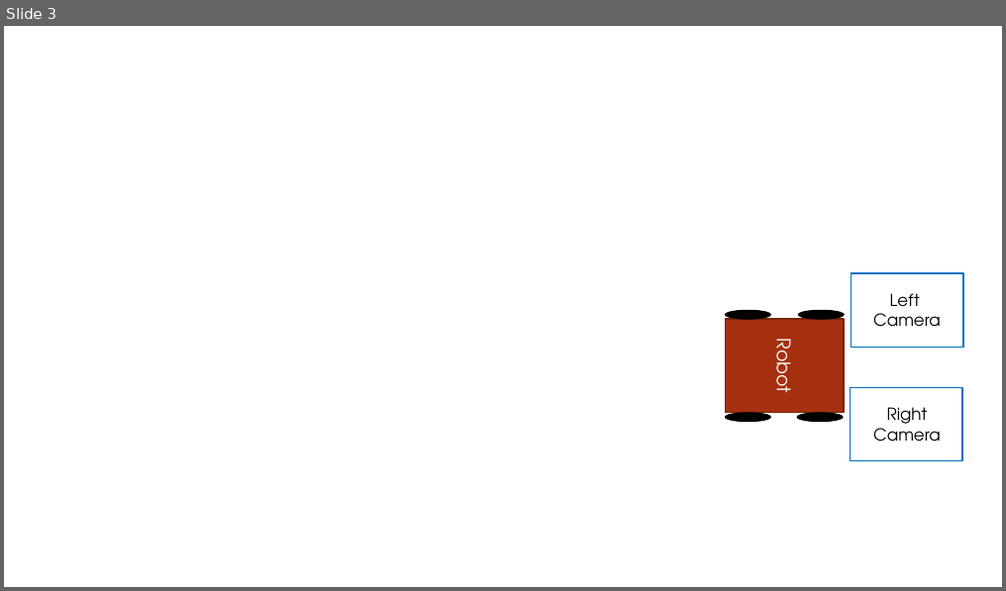
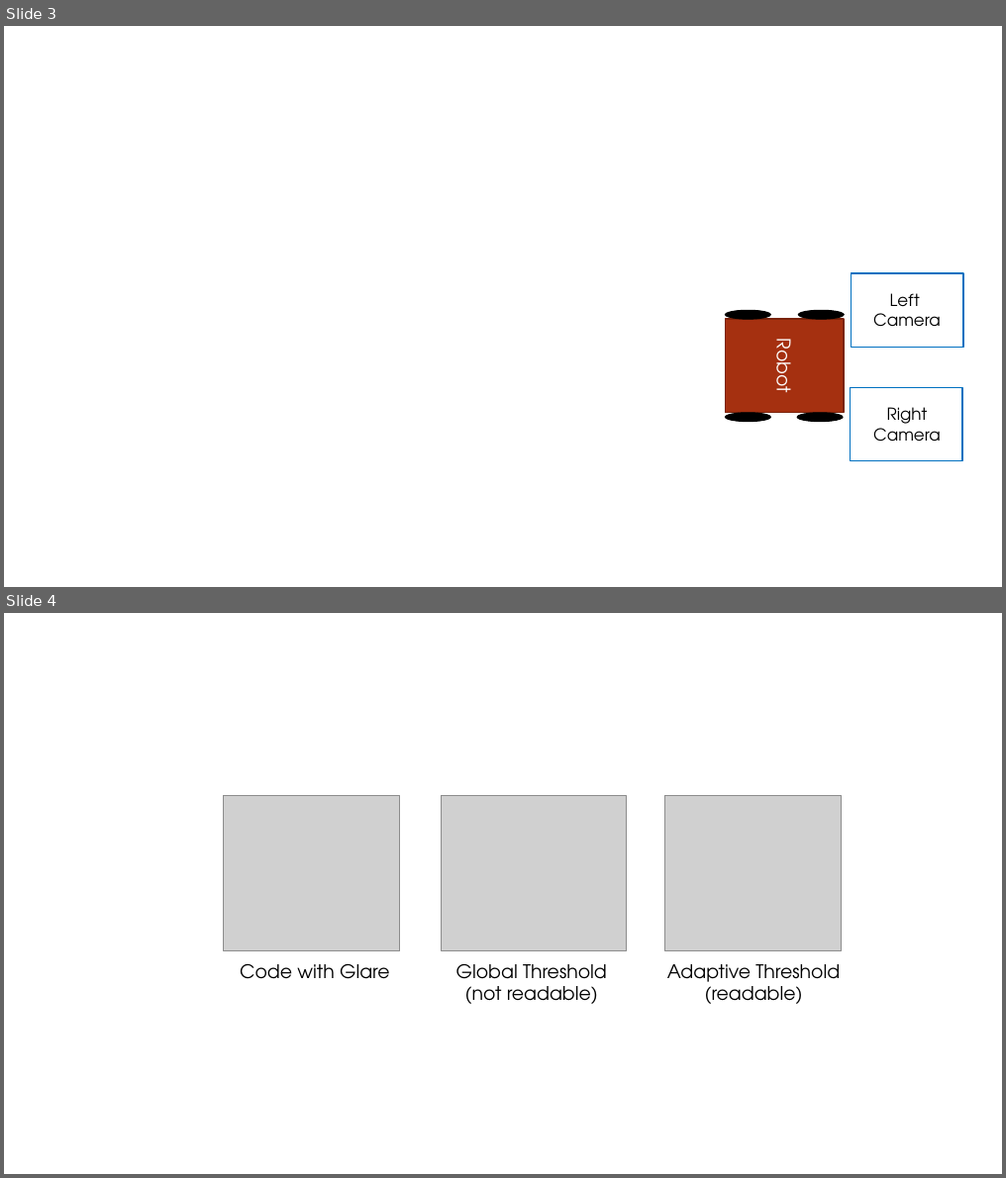
Before and after one commit to kmcgahee/Thesis, a slide deck: source/figures/thesis_figures.pptx. Shown one above the other, each under a label of ours: slide 3 before the commit, slides 3 and 4 after it. The pictures are 1006x591 and 1006x1178 pixels, drawn with LibreOffice and Linux fonts; fonts in the diff are those of the drawing; grey boxes stand for pictures. Boxes give left, top, right and bottom in pixels: in the first picture for what was removed or moved away, otherwise in the second. Text is boxed around its words. In the diff, an @@ line names an element or a change of style, - is before the commit and + after.

```diff
--- a/source/figures/thesis_figures.pptx
+++ b/source/figures/thesis_figures.pptx
@@ slide 4 added at [4,613,1002,1174], background #FFFFFF @@
@@ picture added at [224,796,400,952] @@
@@ picture added at [442,796,627,952] @@
@@ picture added at [664,796,841,952] @@
@@ text added at [240,963,390,979], 18 pt, text #000000 @@
+Code with Glare
@@ text added at [456,963,607,1004], 18 pt, text #000000 @@
+Global Threshold
+(not readable)
@@ text added at [667,964,840,1004], 18 pt, text #000000 @@
+Adaptive Threshold
+(readable)
```
Also in this commit, not shown: 5 other slides added, 10 other files.
